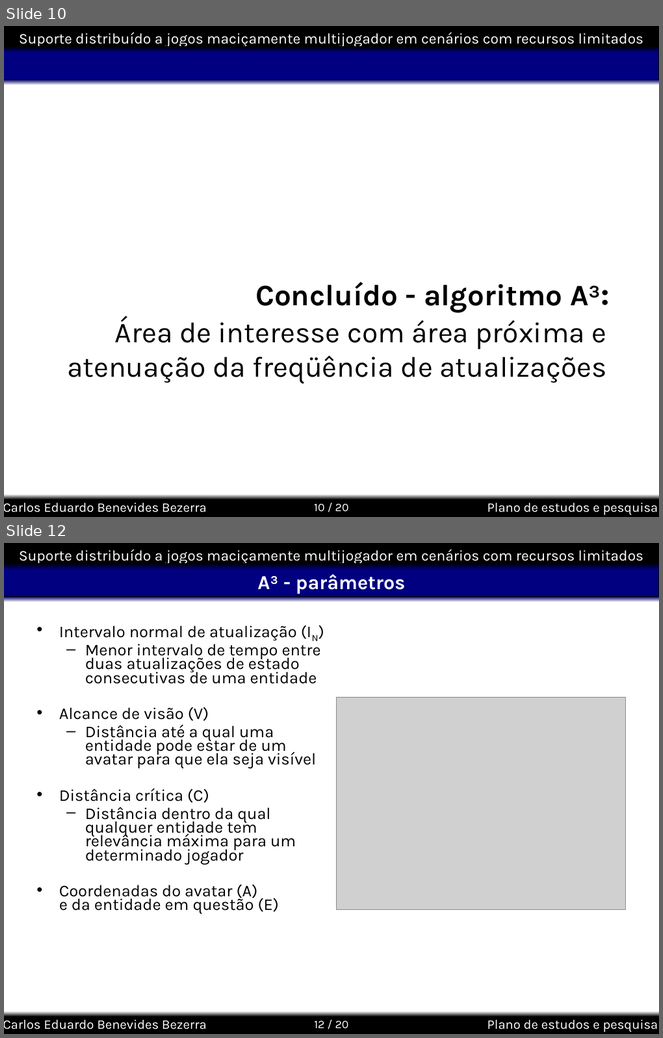
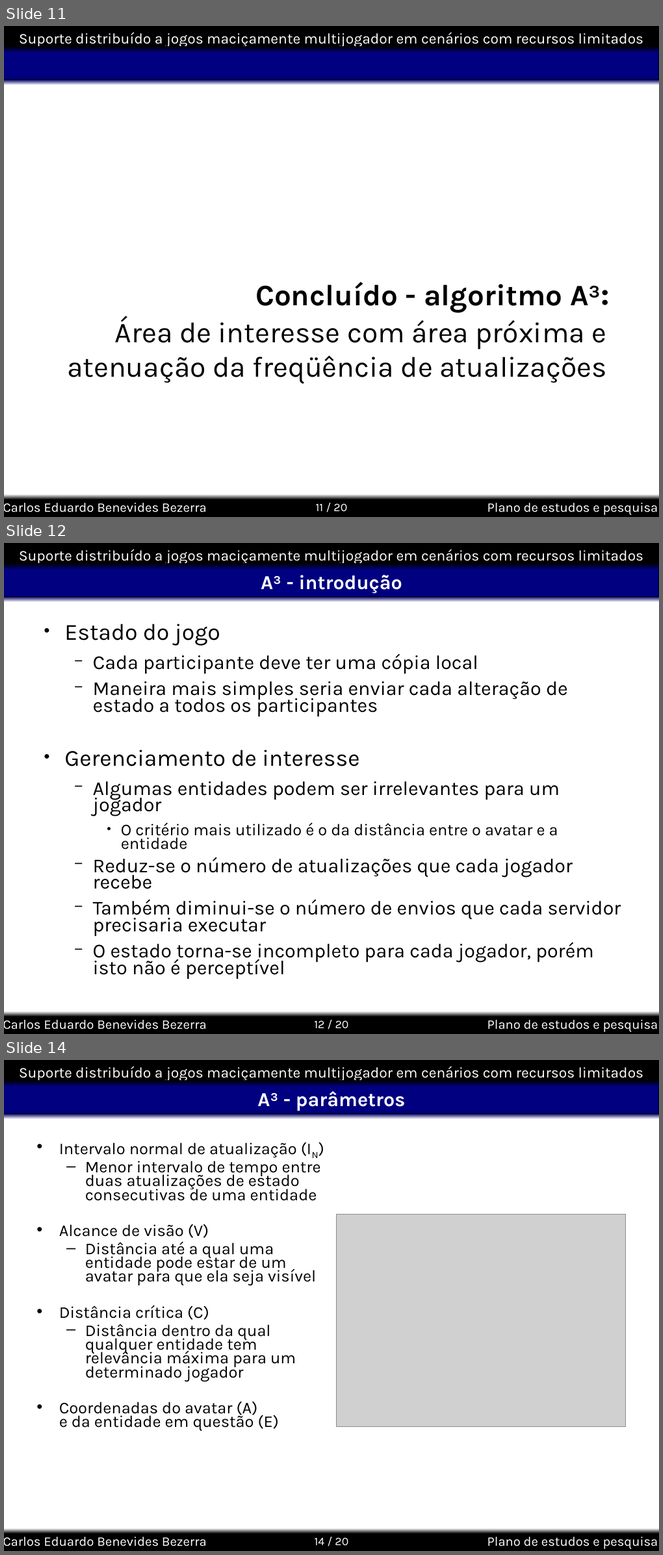
Before and after one commit to kdubezerra/kdubezerra, a slide deck: textos/semac/Semac_Defesa.ppt. Shown one above the other, each under a label of ours: slides 10 and 12 before the commit, slides 11, 12 and 14 after it; the slides between them are not shown. The pictures are 663x1038 and 663x1555 pixels, drawn with LibreOffice and Linux fonts; fonts in the diff are those of the drawing; grey boxes stand for pictures; background and template pictures are left out. Boxes give left, top, right and bottom in pixels: in the first picture for what was removed or moved away, otherwise in the second. Text is boxed around its words. In the diff, an @@ line names an element or a change of style, - is before the commit and + after.

```diff
--- a/textos/semac/Semac_Defesa.ppt
+++ b/textos/semac/Semac_Defesa.ppt
@@ slide 12 added at (4,543,659,1034), background #FFFFFF; not listed: 8 template elements that a slide beside it also shows @@
@@ title added at (261,575,402,594), 24 pt, text #FFFFFF, bold @@
+A³ - introdução
@@ text added at (64,624,622,979), 24 pt, text #000000 @@
+● Estado do jogo
+  − Cada participante deve ter uma cópia local
+  − Maneira mais simples seria enviar cada alteração de estado a todos os participantes
+● Gerenciamento de interesse
+  − Algumas entidades podem ser irrelevantes para um jogador
+    ● O critério mais utilizado é o da distância entre o avatar e a entidade
+  − Reduz-se o número de atualizações que cada jogador recebe
+  − Também diminui-se o número de envios que cada servidor precisaria executar
+  − O estado torna-se incompleto para cada jogador, porém isto não é perceptível
@@ what was slide 10 is now slide 11 @@
@@ page number at (316,504,347,512): text changed @@
-10 / 20
+11 / 20
@@ what was slide 12 is now slide 14 @@
@@ page number at (315,1538,348,1546): text changed @@
-12 / 20
+14 / 20
```
Also in this commit, not shown: 9 slides changed, 2 other slides added, 1 slide removed.
